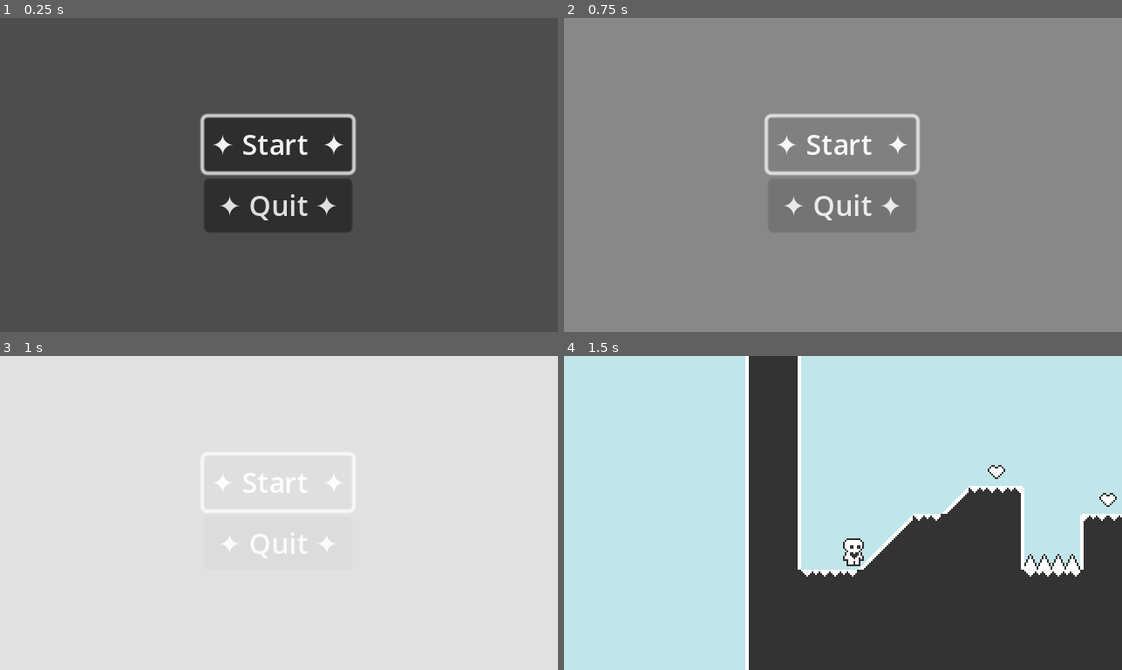
Above: before the commit, frames 1-4 (two rows, left to right).
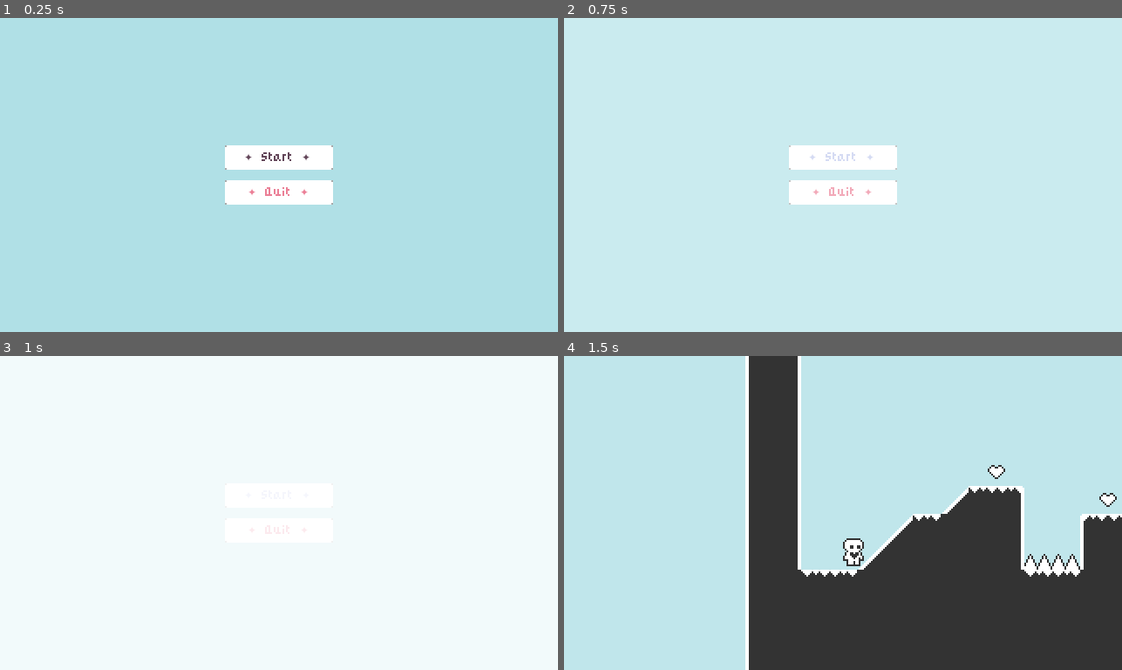
Above: after the commit, the same moments.

Repository: dewy-git/HeartPlatformer
Game: Godot game, scene res://scenes/start_menu.tscn
The game is run twice, just before and just after one commit, with the same random seed, the same clock (stepped at 60 frames per second) and the same inputs.
Inputs:
- Up to frame 1 (0.25 s): no input
- Up to frame 2 (0.75 s): click "✦ Start ✦" at 0.5 s
- Up to frame 3 (1 s): no input
- Up to frame 4 (1.5 s): hold Right (ui_right) from 1.28 s (still down)

The runs differ from the first frame. In frame 1, 100% of the frame differs, in the area x 0-100%, y 0-100%; in frame 2, 99%; in frame 3, 98%; in frame 4, nothing differs.

Commit message:
progress check 11 (24:18)
continue from here and film your video for check 10

Diff:
--- /dev/null
+++ b/assets/default_theme.tres
@@ -0,0 +1,16 @@
+[gd_resource type="Theme" load_steps=3 format=3 uid="uid://c4juwvr2nxn5j"]
+
+[ext_resource type="StyleBox" uid="uid://c88xokaogjw5l" path="res://assets/white_9slice.tres" id="1_c34vl"]
+
+[sub_resource type="StyleBoxEmpty" id="StyleBoxEmpty_yxghf"]
+
+[resource]
+Button/colors/font_color = Color(0.921569, 0.498039, 0.588235, 1)
+Button/colors/font_focus_color = Color(0.388235, 0.27451, 0.34902, 1)
+Button/colors/font_hover_color = Color(0.752941, 0.788235, 0.929412, 1)
+Button/colors/font_pressed_color = Color(0.807843, 0.356863, 0.517647, 1)
+Button/font_sizes/font_size = 6
+Button/styles/focus = SubResource("StyleBoxEmpty_yxghf")
+Button/styles/hover = ExtResource("1_c34vl")
+Button/styles/normal = ExtResource("1_c34vl")
+Button/styles/pressed = ExtResource("1_c34vl")
--- /dev/null
+++ b/assets/white_9slice.tres
@@ -0,0 +1,10 @@
+[gd_resource type="StyleBoxTexture" load_steps=2 format=3 uid="uid://c88xokaogjw5l"]
+
+[ext_resource type="Texture2D" uid="uid://drccma2y6ym2y" path="res://assets/white_9slice.png" id="1_5vwgj"]
+
+[resource]
+texture = ExtResource("1_5vwgj")
+texture_margin_left = 2.0
+texture_margin_top = 2.0
+texture_margin_right = 2.0
+texture_margin_bottom = 2.0
--- /dev/null
+++ b/black_9slice.tres
@@ -0,0 +1,10 @@
+[gd_resource type="StyleBoxTexture" load_steps=2 format=3 uid="uid://nhx2mxtsgh4b"]
+
+[ext_resource type="Texture2D" uid="uid://7t82m0xjqei2" path="res://assets/black_9slice.png" id="1_a600a"]
+
+[resource]
+texture = ExtResource("1_a600a")
+texture_margin_left = 3.0
+texture_margin_top = 3.0
+texture_margin_right = 3.0
+texture_margin_bottom = 3.0
--- a/project.godot
+++ b/project.godot
@@ -27,6 +27,12 @@
 window/size/window_width_override=1280
 window/size/window_height_override=720
 window/stretch/mode="canvas_items"
+
+[gui]
+
+theme/custom="res://assets/default_theme.tres"
+theme/custom_font="res://assets/pixel_font.ttf"
+theme/default_font_subpixel_positioning=0
 
 [input]
 
--- a/scenes/start_menu.gd
+++ b/scenes/start_menu.gd
@@ -3,6 +3,7 @@
 @onready var start_game_button = %StartGameButton
 
 func _ready():
+	RenderingServer.set_default_clear_color(Color.POWDER_BLUE)
 	start_game_button.grab_focus()
 
 func _on_start_game_button_pressed():
--- a/scenes/start_menu.tscn
+++ b/scenes/start_menu.tscn
@@ -15,10 +15,12 @@
 
 [node name="StartGameButton" type="Button" parent="VBoxContainer"]
 unique_name_in_owner = true
+custom_minimum_size = Vector2(64, 16)
 layout_mode = 2
-text = "✦ Start  ✦"
+text = "✦ Start ✦"
 
 [node name="QuitButton" type="Button" parent="VBoxContainer"]
+custom_minimum_size = Vector2(64, 16)
 layout_mode = 2
 text = "✦ Quit ✦"
 
--- a/scripts/world.gd
+++ b/scripts/world.gd
@@ -5,7 +5,6 @@
 @onready var level_completed = $CanvasLayer/LevelCompleted
 
 func _ready():
-	RenderingServer.set_default_clear_color(Color.POWDER_BLUE)
 	Events.level_completed.connect(show_level_completed)
 
 func show_level_completed():
Binary file added: assets/black_9slice.png
Not shown, added: assets/black_9slice.png.import
Binary file added: assets/pixel_font.ttf
Not shown, added: assets/pixel_font.ttf.import
Binary file added: assets/white_9slice.png
Not shown, added: assets/white_9slice.png.import
